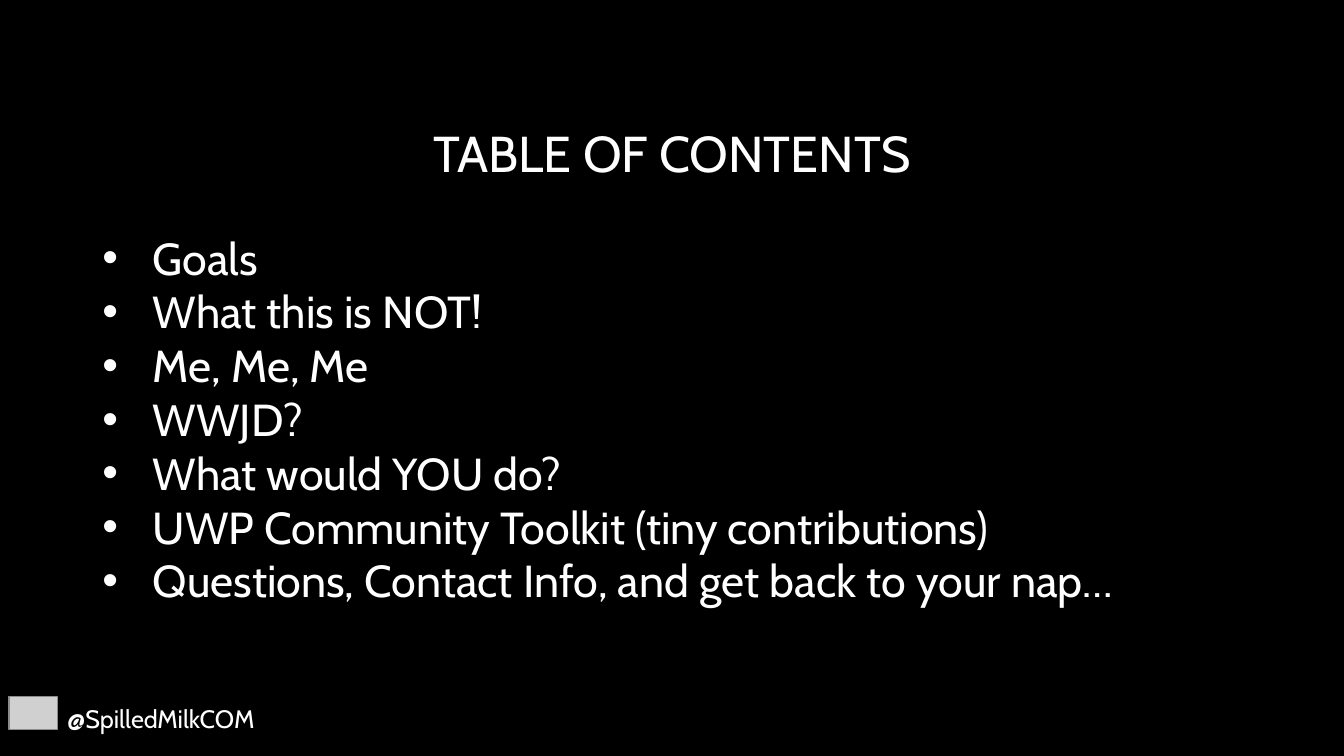
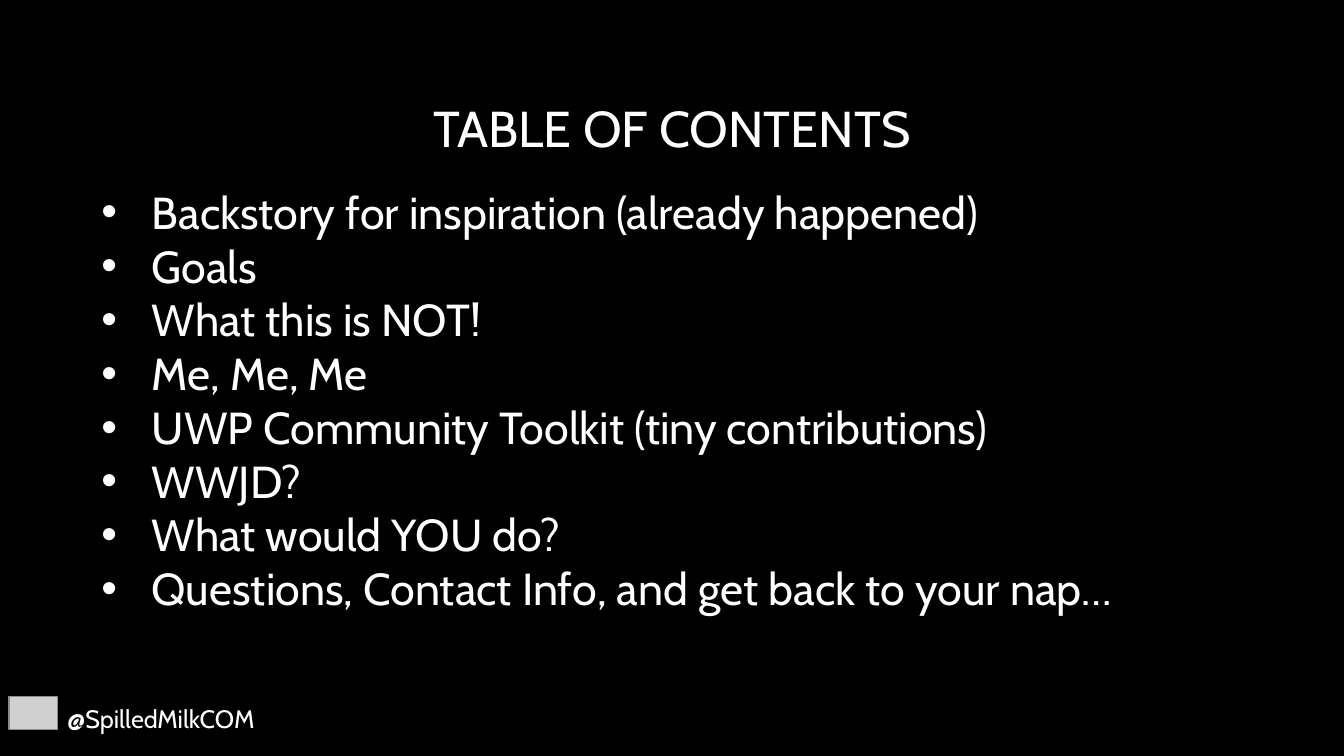
Before and after one commit to SpilledMilkCOM/DenDevDayUWP, a slide deck: slide 6 of Giving Back.pptx. Drawn at 1344x756 pixels with LibreOffice and Linux fonts; fonts in the diff are those of the drawing; grey boxes stand for pictures; background and template pictures are left out. Boxes give left, top, right and bottom in pixels: in the first picture for what was removed or moved away, otherwise in the second. Text is boxed around its words. In the diff, an @@ line names an element or a change of style, - is before the commit and + after.

Commit message:
Final tweaks to decks.

```diff
--- a/Giving Back.pptx
+++ b/Giving Back.pptx
@@ title "TABLE OF CONTENTS": place and size @@
-title "TABLE OF CONTENTS" at <box>433,136,910,173</box>
+title "TABLE OF CONTENTS" at <box>433,111,910,148</box>
@@ text "Backstory for inspiration (already happened)": place and size @@
-text "Backstory for inspiration (already happened)" at <box>153,241,1113,608</box>
+text "Backstory for inspiration (already happened)" at <box>152,195,1112,616</box>
@@ text at <box>152,195,978,239</box>: paragraph added @@
+• Backstory for inspiration (already happened)
@@ text at <box>152,410,987,454</box>: paragraph added @@
+• UWP Community Toolkit (tiny contributions)
@@ text at <box>153,510,988,554</box>: paragraph removed @@
-• UWP Community Toolkit (tiny contributions)
```
Also in this commit, not shown: 5 other slides changed, 1 slide added, 1 other file.
